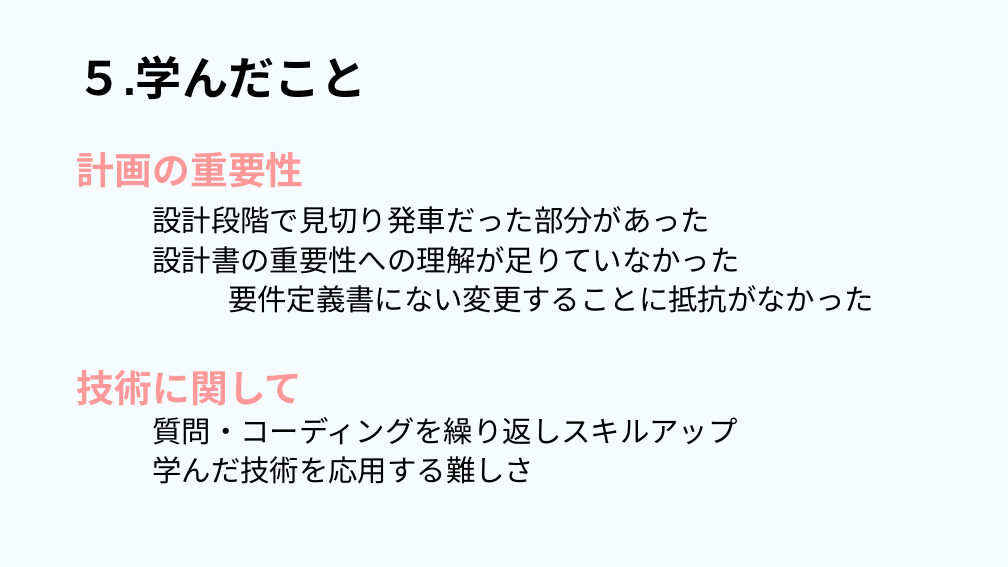
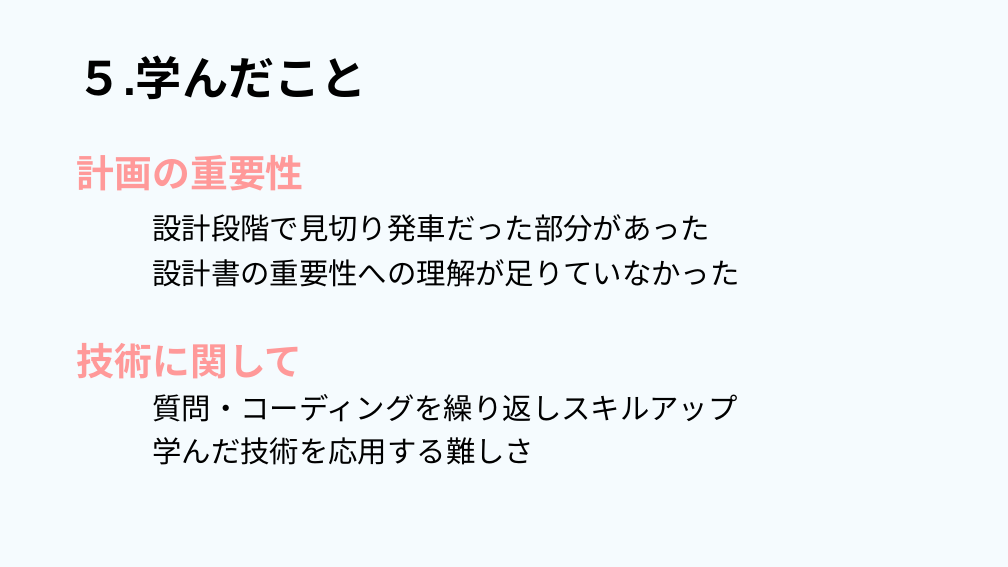
Before and after one commit to dojo2023/E-4, a slide deck: slide 22 of 共有用フォルダー/成果発表.pptx. Drawn at 1008x567 pixels with LibreOffice and Linux fonts; fonts in the diff are those of the drawing. Boxes give left, top, right and bottom in pixels: in the first picture for what was removed or moved away, otherwise in the second. Text is boxed around its words. In the diff, an @@ line names an element or a change of style, - is before the commit and + after.

Commit message:
am

```diff
--- a/共有用フォルダー/成果発表.pptx
+++ b/共有用フォルダー/成果発表.pptx
@@ text "計画の重要性" at <box>77,155,739,465</box>: line spacing 0.8 to 0.9 @@
@@ text at <box>228,285,874,313</box>: paragraph removed @@
-要件定義書にない変更することに抵抗がなかった
```
Also in this commit, not shown: 1 other slide changed, 2 slides added, 1 slide removed.
